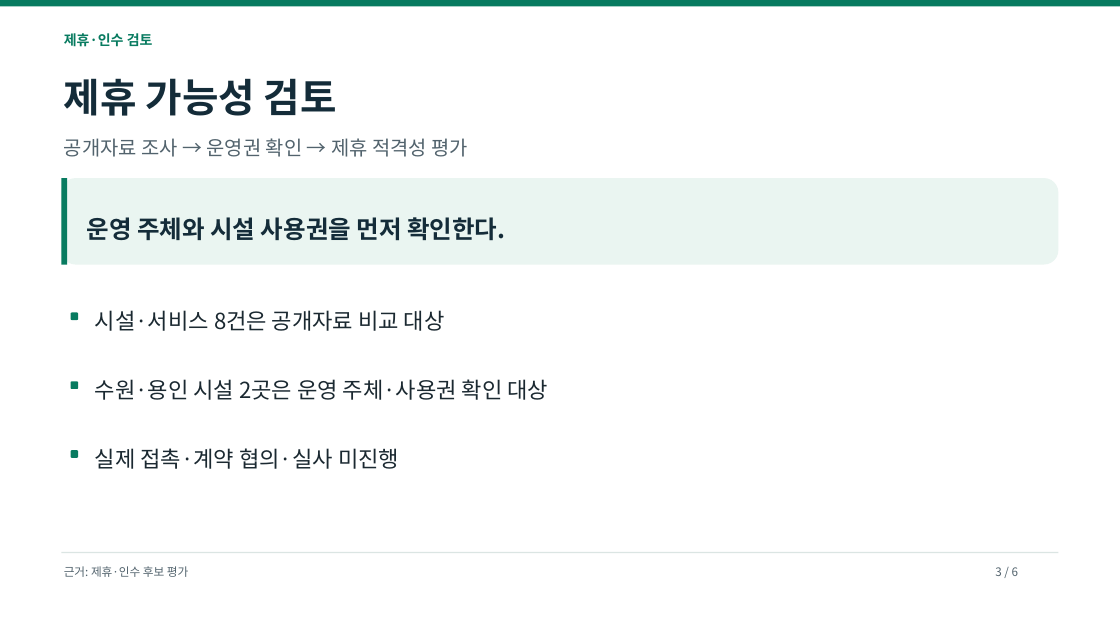
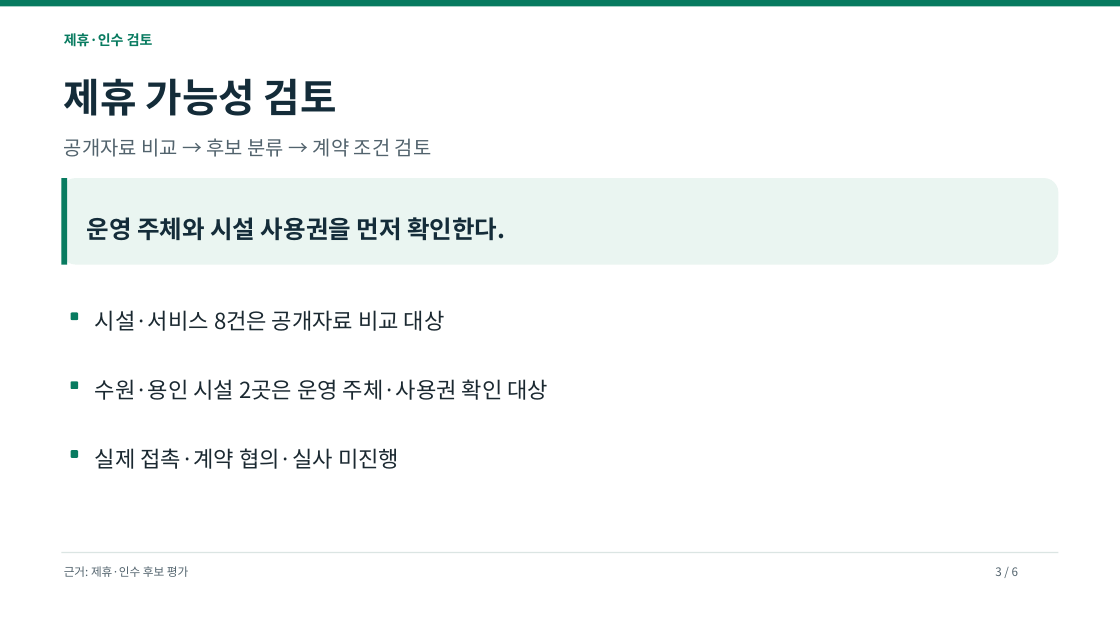
Before and after one commit to dohyunkimmm/footmate-case-study, a slide deck: slide 3 of src/case-study/downloads/footmate_strategy_p0_p2.pptx. Drawn at 1120x630 pixels with LibreOffice and Linux fonts; fonts in the diff are those of the drawing. Boxes give left, top, right and bottom in pixels: in the first picture for what was removed or moved away, otherwise in the second. Text is boxed around its words. In the diff, an @@ line names an element or a change of style, - is before the commit and + after.

Commit message:
copy: reconcile FootMate report and presentation wording
Align 15 legacy presentation-picker titles with their actual PowerPoint slides, unify section 02/08/09 and forecast terminology, remove a duplicated presentation-card headline, and simplify repeated new-strategy takeaways. Regenerate editable strategy PPTX from canonical web text. Keep original 15 PPTX slides, Excel, 9-section/31-table report and all financial calculations unchanged. Complete GitHub browser/slide/document QA (52/52) and Cloudflare preview passed.

```diff
--- a/src/case-study/downloads/footmate_strategy_p0_p2.pptx
+++ b/src/case-study/downloads/footmate_strategy_p0_p2.pptx
@@ text at (64,138,432,157): text changed @@
-공개자료 조사 → 운영권 확인 → 제휴 적격성 평가
+공개자료 비교 → 후보 분류 → 계약 조건 검토
```
Also in this commit, not shown: 1 other slide changed, 10 other files.
